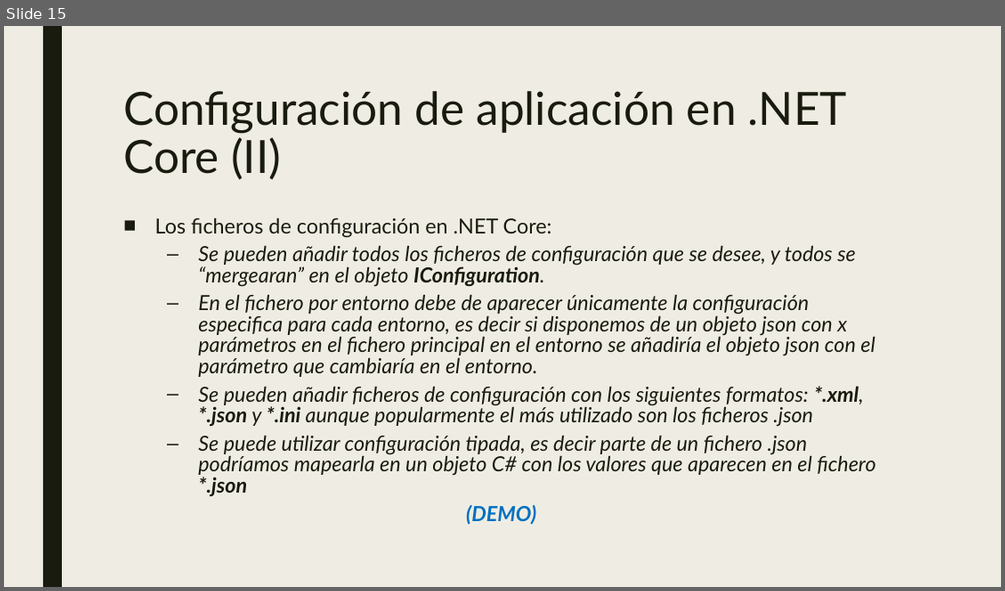
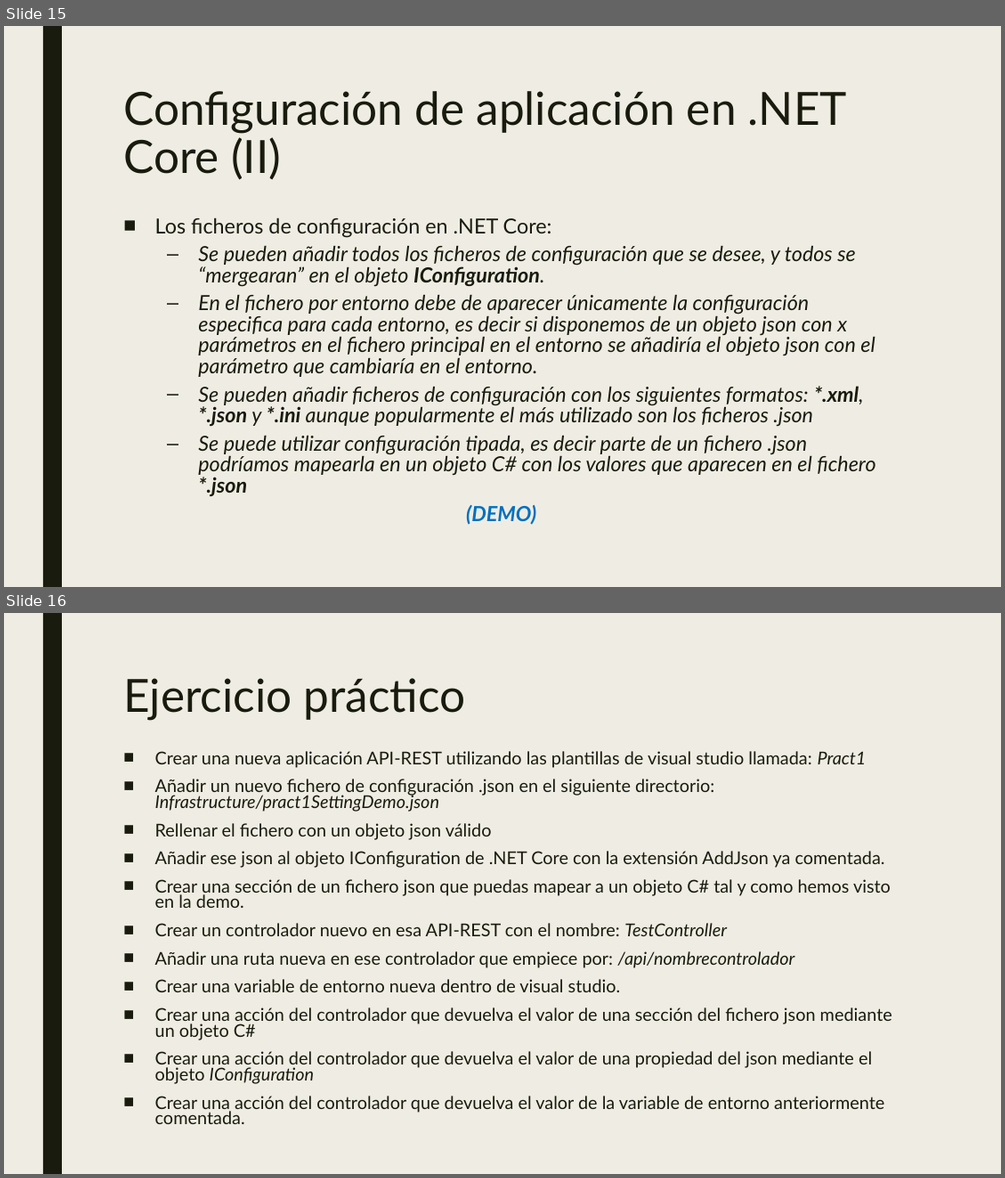
Before and after one commit to dadjh85/Demo1-Curso-.NetCore3.1, a slide deck: doc/Demo1- Curso .NET Core.pptx. Shown one above the other, each under a label of ours: slide 15 before the commit, slides 15 and 16 after it. The pictures are 1005x591 and 1005x1178 pixels, drawn with LibreOffice and Linux fonts; fonts in the diff are those of the drawing. Boxes give left, top, right and bottom in pixels: in the first picture for what was removed or moved away, otherwise in the second. Text is boxed around its words. In the diff, an @@ line names an element or a change of style, - is before the commit and + after.

Commit message:
* Update json and pptx with a exercise

```diff
--- a/doc/Demo1- Curso .NET Core.pptx
+++ b/doc/Demo1- Curso .NET Core.pptx
@@ slide 16 added at (4,613,1001,1174), background #EFEDE3; not listed: 1 template element that a slide beside it also shows @@
@@ title added at (123,678,466,720), 44 pt, text #191B0E @@
+Ejercicio práctico
@@ text added at (155,751,892,1124), 17 pt, text #191B0E @@
+■ Crear una nueva aplicación API-REST utilizando las plantillas de visual studio llamada: Pract1
+■ Añadir un nuevo fichero de configuración .json en el siguiente directorio: Infrastructure/pract1SettingDemo.json
+■ Rellenar el fichero con un objeto json válido
+■ Añadir ese json al objeto IConfiguration de .NET Core con la extensión AddJson ya comentada.
+■ Crear una sección de un fichero json que puedas mapear a un objeto C# tal y como hemos visto en la demo.
+■ Crear un controlador nuevo en esa API-REST con el nombre: TestController
+■ Añadir una ruta nueva en ese controlador que empiece por: /api/nombrecontrolador
+■ Crear una variable de entorno nueva dentro de visual studio.
+■ Crear una acción del controlador que devuelva el valor de una sección del fichero json mediante un objeto C#
+■ Crear una acción del controlador que devuelva el valor de una propiedad del json mediante el objeto IConfiguration
+■ Crear una acción del controlador que devuelva el valor de la variable de entorno anteriormente comentada.
```
Also in this commit, not shown: 2 other files.
